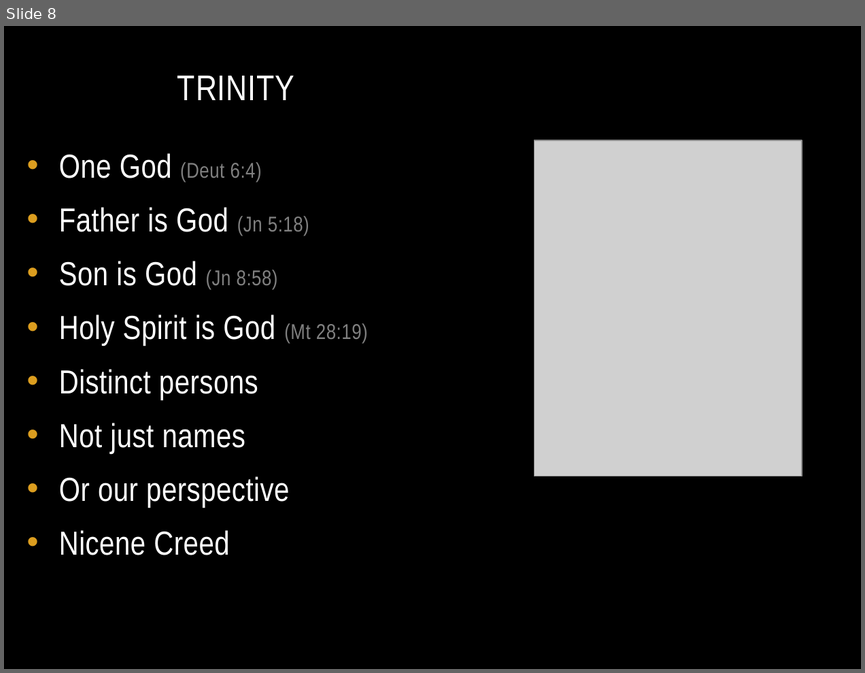
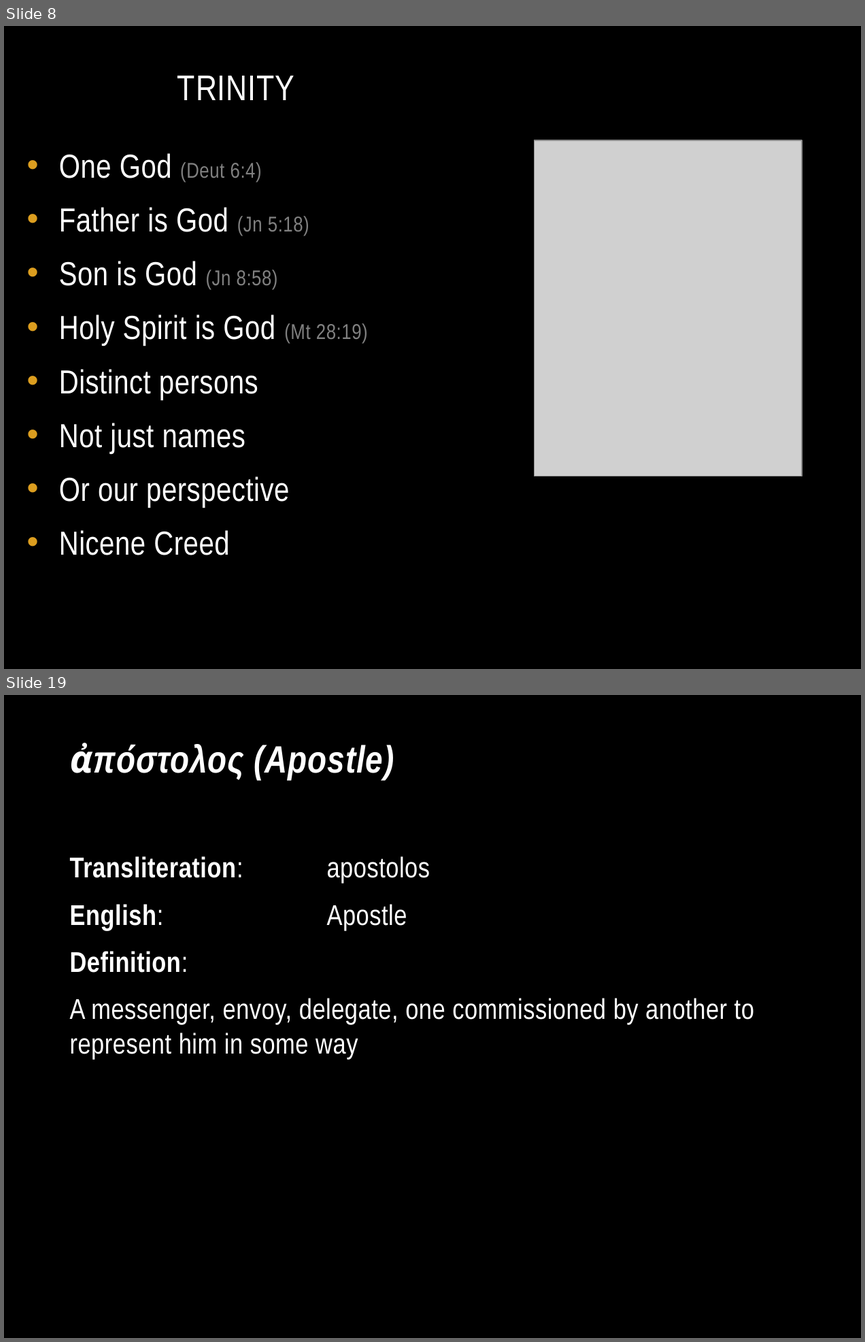
Before and after one commit to chadmyers/junkdrawer, a slide deck: adultconfirmation/theologicalbasics.pptx. Shown one above the other, each under a label of ours: slide 8 before the commit, slides 8 and 19 after it; the slides between them are not shown. The pictures are 865x673 and 865x1342 pixels, drawn with LibreOffice and Linux fonts; fonts in the diff are those of the drawing; grey boxes stand for pictures. Boxes give left, top, right and bottom in pixels: in the first picture for what was removed or moved away, otherwise in the second. Text is boxed around its words. In the diff, an @@ line names an element or a change of style, - is before the commit and + after.

```diff
--- a/adultconfirmation/theologicalbasics.pptx
+++ b/adultconfirmation/theologicalbasics.pptx
@@ slide 19 added at [4, 695, 861, 1338], background #000000 @@
@@ title added at [254, 745, 394, 779], 32 pt, text #FFFFFF, bold, italic @@
+ἀπόστολος (Apostle)
@@ text added at [70, 856, 754, 1059], 24 pt, text #FFFFFF @@
+Transliteration: apostolos
+English: Apostle
+Definition:
+A messenger, envoy, delegate, one commissioned by another to represent him in some way
```
Also in this commit, not shown: 3 slides changed, 10 other slides added.
